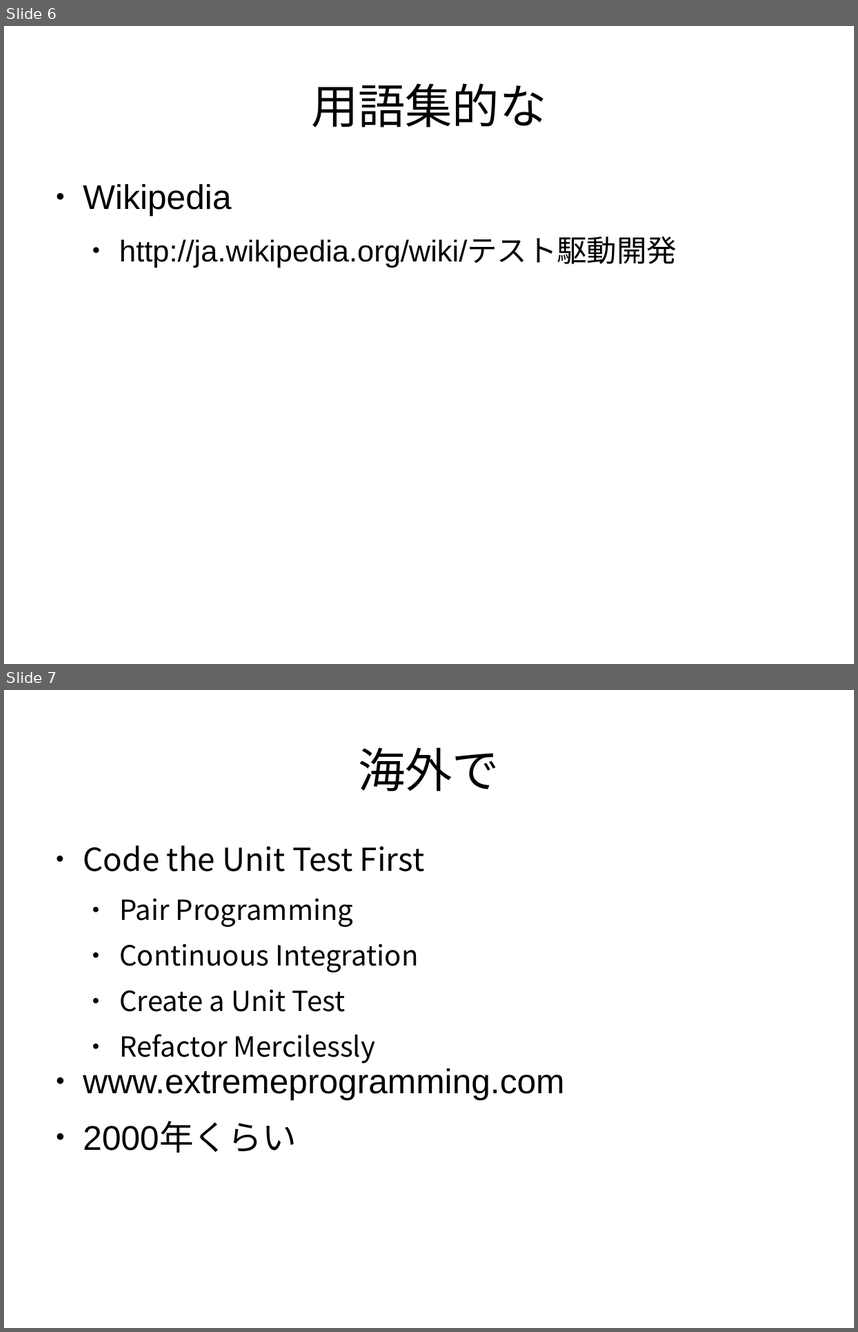
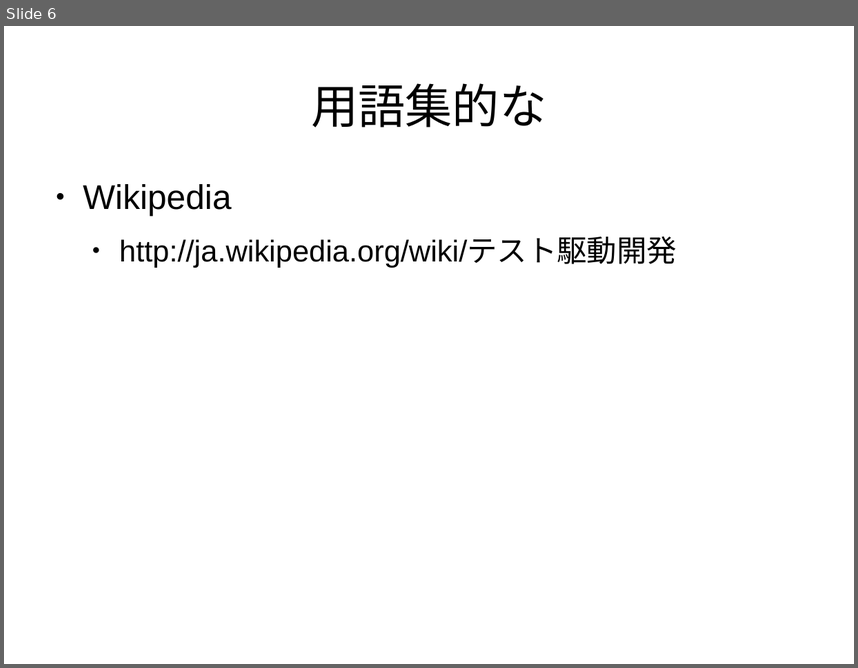
Before and after one commit to yujiorama/event, a slide deck: tddconf/tdd_revice.odp. Shown one above the other, each under a label of ours: slides 6 and 7 before the commit, slide 6 after it. The pictures are 858x1332 and 858x668 pixels, drawn with LibreOffice and Linux fonts; fonts in the diff are those of the drawing. Boxes give left, top, right and bottom in pixels: in the first picture for what was removed or moved away, otherwise in the second. Text is boxed around its words. In the diff, an @@ line names an element or a change of style, - is before the commit and + after.

```diff
--- a/tddconf/tdd_revice.odp
+++ b/tddconf/tdd_revice.odp
@@ slide 7 removed at <box>4,690,854,1328</box>, background #FFFFFF @@
@@ title removed at <box>358,747,499,791</box> @@
-海外で
@@ text removed at <box>83,845,424,1063</box> @@
-● Code the Unit Test First
-  ● Pair Programming
-  ● Continuous Integration
-  ● Create a Unit Test
-  ● Refactor Mercilessly
@@ text removed at <box>83,1068,564,1152</box> @@
-● www.extremeprogramming.com
-● 2000年くらい
```
Also in this commit, not shown: 3 slides changed, 20 slides added, 2 other slides removed.
